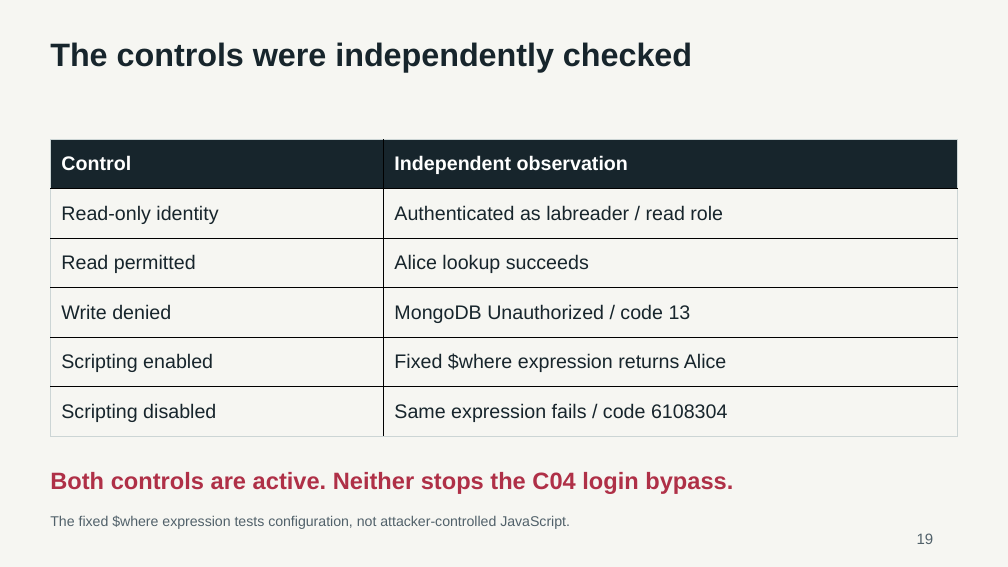
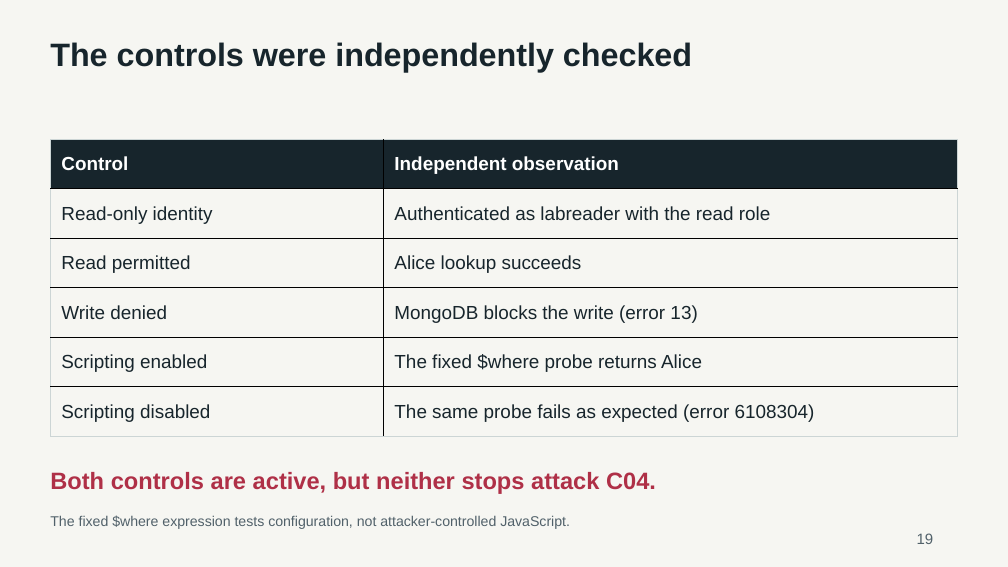
Before and after one commit to Qingyu255/CS440-Project, a slide deck: slide 19 of deliverables/CS440-NoSQL-Injections-Final-Deck.pptx. Drawn at 1008x567 pixels with LibreOffice and Linux fonts; fonts in the diff are those of the drawing. Boxes give left, top, right and bottom in pixels: in the first picture for what was removed or moved away, otherwise in the second. Text is boxed around its words. In the diff, an @@ line names an element or a change of style, - is before the commit and + after.

Commit message:
Clarify experiment outcomes and safe login flow

```diff
--- a/deliverables/CS440-NoSQL-Injections-Final-Deck.pptx
+++ b/deliverables/CS440-NoSQL-Injections-Final-Deck.pptx
@@ table at box(51, 139, 958, 436) @@
-row 2, column 2: Authenticated as labreader / read role
+row 2, column 2: Authenticated as labreader with the read role
-row 4, column 2: MongoDB Unauthorized / code 13
+row 4, column 2: MongoDB blocks the write (error 13)
-row 5, column 2: Fixed $where expression returns Alice
+row 5, column 2: The fixed $where probe returns Alice
-row 6, column 2: Same expression fails / code 6108304
+row 6, column 2: The same probe fails as expected (error 6108304)
@@ size 18.8 to 18 pt in "Control", "Independent observation", "Read-only identity", "Read permitted" and 4 more places @@
@@ text at box(50, 472, 656, 494): text changed @@
-Both controls are active. Neither stops the C04 login bypass.
+Both controls are active, but neither stops attack C04.
```
Also in this commit, not shown: 12 other slides changed, 9 other files.
